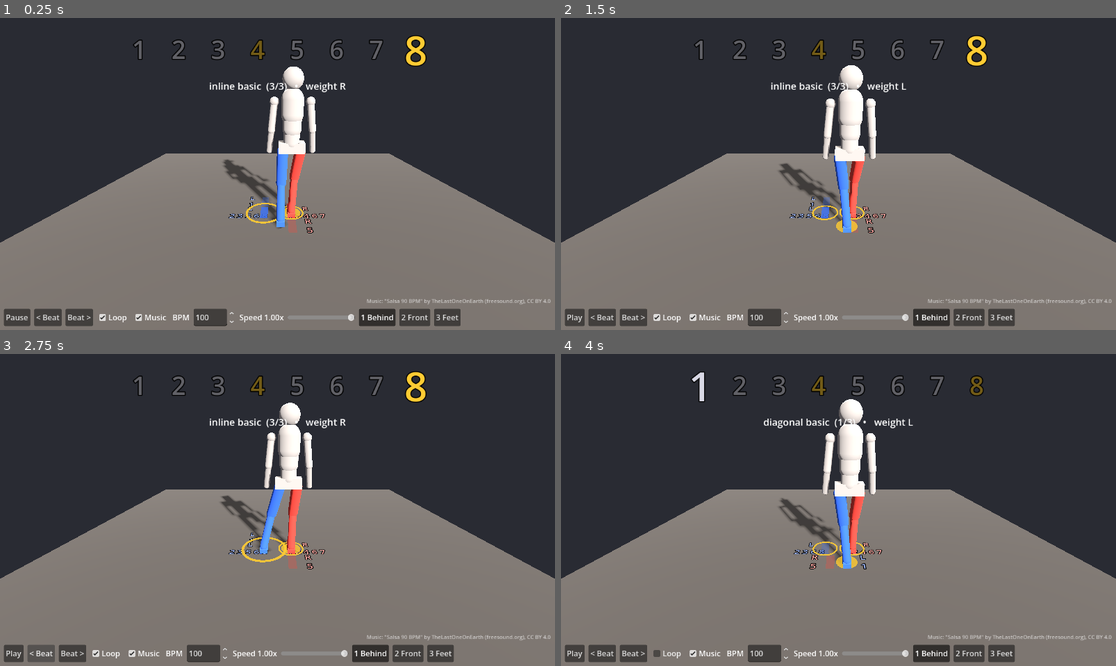
Above: before the commit, frames 1-4 (two rows, left to right).
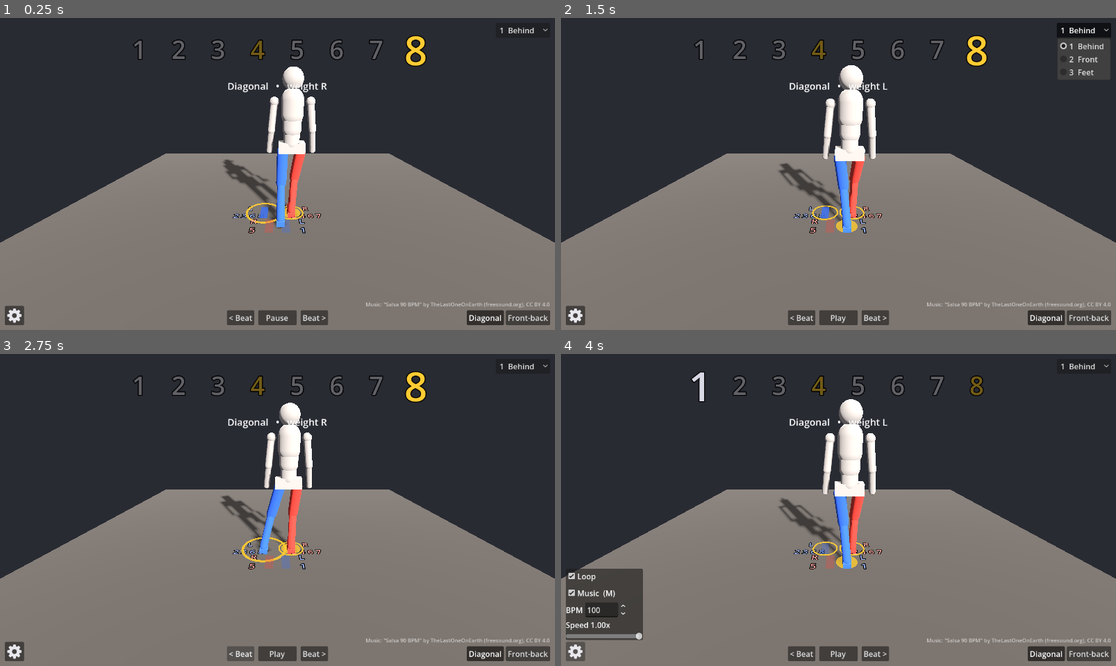
Above: after the commit, the same moments.

Repository: MarAvFe/ensenalsa
Game: Godot game, scene res://scenes/main.tscn
Two runs of this game, one before a commit and one after it. Both use one fixed random seed, a clock stepped at 60 frames per second and the inputs below.
Inputs (mouse positions are in pixels of both pictures, inside the frame that each line leads up to; where the layout moved, square brackets give the same spot in the first picture):
- Up to frame 1 (0.25 s): no input
- Up to frame 2 (1.5 s): click "Pause" at 0.5 s; click (1082, 30) at 1.25 s, where only the run after the commit has a clickable "1 Behind"
- Up to frame 3 (2.75 s): click "< Beat" at 2 s
- Up to frame 4 (4 s): click "Beat >" at 2.75 s; click (577, 650) [666, 653] at 3.5 s

The runs differ from the first frame. In frame 1, 4.9% of the frame differs, in the area x 0-100%, y 3-99%; in frame 2, 5.3%; in frame 3, 4.8%; in frame 4, 7.3%.

Commit message:
Single-basic loop with queued switch on count 1, gliding beat steps, new HUD layout
- Diagonal / Front-back buttons queue the next basic; it takes over at count 1.
- Beat buttons glide to the next/previous count at tempo.
- Camera dropdown top right, transport bottom centre, settings under a gear.
- Feet camera hides hips and up.

Co-Authored-By: Claude Opus 5.5 <noreply@anthropic.com>

Diff:
--- /dev/null
+++ b/assets/gear.svg
@@ -0,0 +1 @@
+<svg xmlns="http://www.w3.org/2000/svg" width="32" height="32" viewBox="0 0 32 32"><path fill="#e8e8ee" fill-rule="evenodd" d="M26.51,12.75 L30.78,13.46 L30.78,18.54 L26.51,19.25 L25.73,21.13 L28.25,24.66 L24.66,28.25 L21.13,25.73 L19.25,26.51 L18.54,30.78 L13.46,30.78 L12.75,26.51 L10.87,25.73 L7.34,28.25 L3.75,24.66 L6.27,21.13 L5.49,19.25 L1.22,18.54 L1.22,13.46 L5.49,12.75 L6.27,10.87 L3.75,7.34 L7.34,3.75 L10.87,6.27 L12.75,5.49 L13.46,1.22 L18.54,1.22 L19.25,5.49 L21.13,6.27 L24.66,3.75 L28.25,7.34 L25.73,10.87 Z M21,16 A5,5 0 1,0 11,16 A5,5 0 1,0 21,16 Z"/></svg>
--- a/data/routine.json
+++ b/data/routine.json
@@ -17,7 +17,8 @@
     "music_beats": 16,
     "music_offset": 0.0
   },
-  "routine": ["diagonal_basic", "diagonal_basic", "inline_basic"],
+  "start_basic": "diagonal_basic",
+  "labels": {"diagonal_basic": "Diagonal", "inline_basic": "Front-back"},
   "basics": {
     "diagonal_basic": [
       {"count": 1, "weight": "L", "L": {"target": [0.10, -0.30], "action": "step"}, "R": {"target": [0.18, 0], "action": "lift"}},
--- a/scripts/choreo.gd
+++ b/scripts/choreo.gd
@@ -6,17 +6,22 @@
 const SIDES := ["L", "R"]
 
 var p: Dictionary # params from the data file
-var states: Array[Dictionary] = [] # {count, basic, weight, action:{L,R}, feet:{L:Vector3,R:Vector3}}
+var basics := {} # name -> 8 states {count, basic, weight, action:{L,R}, feet:{L:Vector3,R:Vector3}}
+var labels: Dictionary # name -> button label
+var start_basic: String
 
 
 func _init(path: String) -> void:
 	var data: Dictionary = JSON.parse_string(FileAccess.get_file_as_string(path))
 	assert(data != null, "bad routine json: " + path)
 	p = data.params
-	var feet := {"L": _v(p.home_L, 0.0), "R": _v(p.home_R, 0.0)}
-	for basic_name in data.routine:
+	labels = data.labels
+	start_basic = data.start_basic
+	for basic_name in data.basics:
 		var counts: Array = data.basics[basic_name]
-		# every basic is a full 8-count, so switching between basics only ever happens on count 1
+		var feet := {"L": _v(p.home_L, 0.0), "R": _v(p.home_R, 0.0)} # every basic starts and ends at home
+		var states: Array[Dictionary] = []
+		# every basic is a full 8-count, so switching between basics only happens on count 1
 		assert(counts.map(func(c): return int(c.count)) == [1, 2, 3, 4, 5, 6, 7, 8], basic_name + " must have counts 1-8")
 		for c in counts:
 			var actions := {}
@@ -27,15 +32,12 @@
 					feet[side] = _v(c[side].target, p.lift if a == "lift" else 0.0)
 			states.append({"count": int(c.count), "basic": basic_name, "weight": c.weight,
 				"action": actions, "feet": feet.duplicate()})
+		basics[basic_name] = states
 
 
 ## Dancer-frame foot position (x, lift, z).
 func _v(xz: Array, y: float) -> Vector3:
 	return Vector3(xz[0], y, xz[1])
-
-
-func size() -> int:
-	return states.size()
 
 
 static func _other(side: String) -> String:
@@ -77,17 +79,17 @@
 	return [segs.slice(0, k + 1), segs.slice(k + 1)]
 
 
-## Pose at time t (beats, already wrapped into [0, size())).
+## Pose at time t (beats into the current basic, in [0, 8)). `prev`/`next` are the basics
+## danced before/after `cur`, so the moves across count 1 blend into the right states.
 ## Square timing: the key event of every count lands exactly on its beat, the weight change
 ## always takes the last `weight_phase` of the beat, and moves that must wait for the weight
 ## to leave a foot (releases) play out in the first `release_phase` of the next beat.
-func sample(t: float) -> Dictionary:
-	var n := states.size()
+func sample(t: float, prev: String, cur: String, next: String) -> Dictionary:
 	var i := int(floor(t))
 	var s := t - i
-	var z: Dictionary = states[(i - 1 + n) % n]
-	var a: Dictionary = states[i]
-	var b: Dictionary = states[(i + 1) % n]
+	var z: Dictionary = basics[prev][7] if i == 0 else basics[cur][i - 1]
+	var a: Dictionary = basics[cur][i]
+	var b: Dictionary = basics[next][0] if i == 7 else basics[cur][i + 1]
 	var out := {"feet": a.feet.duplicate(), "pitch": {"L": 0.0, "R": 0.0},
 		"w_r": 1.0 if a.weight == "R" else 0.0, "dip": 0.0, "state": a}
 
--- a/scripts/dancer.gd
+++ b/scripts/dancer.gd
@@ -49,8 +49,9 @@
 		var ankle := _joint(knee, "Foot" + side, Vector3(0, -SHIN, 0))
 		_box(ankle, Vector3(0.10, 0.06, 0.26), Vector3(0, -ANKLE_H + 0.03, -0.07), col)
 		legs[side] = {"hip": hip, "knee": knee, "ankle": ankle}
-	for m in pelvis.get_node("Spine1").find_children("*", "MeshInstance3D", true, false):
-		m.layers = 2 # upper body: hidden from the head-down feet camera
+	for m in pelvis.get_node("Spine1").find_children("*", "MeshInstance3D", true, false) \
+			+ pelvis.find_children("*", "MeshInstance3D", false, false):
+		m.layers = 2 # hips and up: hidden from the head-down feet camera
 	for side in ["L", "R"]:
 		var sx := -1.0 if side == "L" else 1.0
 		solve_leg(side, global_transform * Vector3(0.18 * sx, ANKLE_H, 0))
--- a/scripts/main.gd
+++ b/scripts/main.gd
@@ -1,5 +1,6 @@
 extends Node3D
-## Playback (BPM, play/pause, beat stepping, loop, speed), footprints, beat counter, weight marker.
+## Playback (BPM, play/pause, beat stepping, loop, speed), basic switching on count 1,
+## footprints, beat counter, weight marker, cameras, music.
 
 const Choreo := preload("res://scripts/choreo.gd")
 const GOLD := Color(1.0, 0.8, 0.2)
@@ -9,7 +10,11 @@
 @onready var dancer := $Dancer
 
 var ch: Choreo
-var t := -1.0 # beats; -1 wraps to the last count so playback starts by stepping into count 1
+var T := -1.0 # unwrapped beat clock; 8 beats per basic. -1 = count 8, so playback starts by stepping into 1
+var glide := 0.0 # beats still to travel after a beat-step button, played out at tempo
+var prev_basic: String
+var cur_basic: String
+var queued: String # takes over at the next count 1
 var playing := true
 var looping := true
 var bpm := 100.0
@@ -17,7 +22,7 @@
 
 var ui := {}
 var prints := {} # "side:x,z" -> {mesh, ring}
-var prints_block := -1
+var prints_basic := ""
 var weight_disc: MeshInstance3D
 var cams: Array[Camera3D] = []
 var music := AudioStreamPlayer.new()
@@ -29,7 +34,9 @@
 func _ready() -> void:
 	ch = Choreo.new("res://data/routine.json")
 	bpm = ch.p.bpm
-	t = fposmod(t, ch.size())
+	prev_basic = ch.start_basic
+	cur_basic = ch.start_basic
+	queued = ch.start_basic
 	# Behind, front, head-down-to-feet. Dancer stands at the origin facing -Z.
 	for v in [[Vector3(0, 1.5, 2.3), Vector3(0, 0.55, -0.1)], [Vector3(0, 1.5, -2.4), Vector3(0, 0.6, 0)],
 			[Vector3(0, 1.78, 0.32), Vector3(0, 0, -0.18)]]:
@@ -42,6 +49,7 @@
 		cams.append(cam)
 	_build_ui()
 	set_camera(0)
+	pick_basic(ch.start_basic)
 	var stream: AudioStreamMP3 = load(ch.p.music)
 	stream.loop = true
 	stream.bpm = ch.p.music_bpm
@@ -60,16 +68,30 @@
 
 
 func _process(dt: float) -> void:
+	var rate := bpm / 60.0 * speed
+	var bar := floori(T / 8.0)
 	if playing:
-		t += dt * bpm / 60.0 * speed
-		if t >= ch.size() and not looping:
-			t = ch.size() - 1
+		T += dt * rate
+	elif glide != 0.0:
+		var d := clampf(glide, -dt * rate, dt * rate)
+		T += d
+		glide -= d
+	var new_bar := floori(T / 8.0)
+	if new_bar > bar:
+		if looping:
+			prev_basic = cur_basic
+			cur_basic = queued
+		else:
+			T = bar * 8 + 7.0 # stop on count 8
 			playing = false
-		t = fposmod(t, ch.size())
-	var pose := ch.sample(t)
+			glide = 0.0
+	elif new_bar < bar:
+		prev_basic = cur_basic # stepping back over count 1: stay in this basic
+	var t := fposmod(T, 8.0)
+	var pose := ch.sample(t, prev_basic, cur_basic, queued)
 	dancer.apply(pose.feet, pose.pitch, pose.w_r, ch.p.pelvis_over_foot, ch.p.pelvis_height, pose.dip)
 	ui.play.text = "Pause" if playing else "Play"
-	_update_markers(pose)
+	_update_markers(pose, t)
 	_sync_music()
 
 
@@ -83,7 +105,7 @@
 	music.pitch_scale = rate
 	stretch.pitch_scale = 1.0 / rate
 	var beats: float = ch.p.music_beats
-	var want: float = fposmod(t, beats) * 60.0 / ch.p.music_bpm + ch.p.music_offset
+	var want: float = fposmod(T, beats) * 60.0 / ch.p.music_bpm + ch.p.music_offset
 	var length: float = beats * 60.0 / ch.p.music_bpm
 	if not music.playing:
 		music.play(want)
@@ -95,7 +117,7 @@
 			next_seek_ms = Time.get_ticks_msec() + 1000
 			music.seek(want) # after a jump (beat step, resume): realign the audio once
 	else:
-		t += err * ch.p.music_bpm / 60.0 * 0.05 # otherwise ease the dance clock onto the audio, no audible seeks
+		T += err * ch.p.music_bpm / 60.0 * 0.05 # otherwise ease the dance clock onto the audio, no audible seeks
 
 
 ## Floor position (Godot) of the footprint for a dancer-frame foot position.
@@ -103,12 +125,11 @@
 	return dancer.global_transform * Vector3(f.x, y, -f.z - FOOT_FWD)
 
 
-func _update_markers(pose: Dictionary) -> void:
+func _update_markers(pose: Dictionary, t: float) -> void:
 	var i := int(floor(t))
 	var st: Dictionary = pose.state
-	var block := i / 8 * 8
-	if block != prints_block:
-		_build_prints(block)
+	if cur_basic != prints_basic:
+		_build_prints(cur_basic)
 	for key in prints:
 		var pr: Dictionary = prints[key]
 		var side: String = key.left(1)
@@ -129,21 +150,23 @@
 		var col := GOLD if tap else Color(0.85, 0.85, 0.9)
 		lbl.add_theme_color_override("font_color", col if cur else col.darkened(0.55))
 		lbl.add_theme_font_size_override("font_size", 84 if cur else 52)
-	ui.info.text = "%s  (%d/%d)   •   weight %s" % [st.basic.replace("_", " "), i / 8 + 1, ch.size() / 8, w_side]
+	ui.info.text = "%s   •   weight %s" % [ch.labels[cur_basic], w_side]
+	if queued != cur_basic:
+		ui.info.text += "   •   %s on the next 1" % ch.labels[queued]
 
 
 func _key(side: String, f: Vector3) -> String:
 	return "%s:%.2f,%.2f" % [side, f.x, f.z]
 
 
-## Footprints for the 8-count block starting at state index `block`.
-func _build_prints(block: int) -> void:
-	prints_block = block
+## Footprints for one basic.
+func _build_prints(basic: String) -> void:
+	prints_basic = basic
 	for pr in prints.values():
 		pr.mesh.queue_free()
 	prints.clear()
 	var counts := {}
-	for st in ch.states.slice(block, block + 8):
+	for st in ch.basics[basic]:
 		for side in ["L", "R"]:
 			if st.action[side] in ["step", "place", "tap"]:
 				var key := _key(side, st.feet[side])
@@ -191,22 +214,33 @@
 	return mi
 
 
+## Glide to the next/previous count at the current tempo instead of jumping.
 func step_beat(dir: int) -> void:
 	playing = false
-	t = fposmod(roundf(t) + dir, ch.size())
+	glide = roundf(T + glide) + dir - T
+
+
+func toggle_play() -> void:
+	playing = not playing
+	glide = 0.0
 
 
 func set_camera(k: int) -> void:
 	cams[k].make_current()
-	for j in 3:
-		ui.cam_buttons[j].button_pressed = j == k
+	ui.cam.select(k)
+
+
+func pick_basic(basic: String) -> void:
+	queued = basic
+	for name in ui.basic_buttons:
+		ui.basic_buttons[name].button_pressed = name == basic
 
 
 func _unhandled_key_input(e: InputEvent) -> void:
 	if not e.is_pressed():
 		return
 	match e.keycode:
-		KEY_SPACE: playing = not playing
+		KEY_SPACE: toggle_play()
 		KEY_RIGHT: step_beat(1)
 		KEY_LEFT: step_beat(-1)
 		KEY_1, KEY_2, KEY_3: set_camera(e.keycode - KEY_1)
@@ -216,17 +250,11 @@
 func _build_ui() -> void:
 	var layer := CanvasLayer.new()
 	add_child(layer)
-	var bar := HBoxContainer.new()
-	bar.set_anchors_preset(Control.PRESET_BOTTOM_WIDE)
-	bar.offset_left = 8
-	bar.offset_top = -44
-	bar.offset_bottom = -8
-	bar.add_theme_constant_override("separation", 8)
-	layer.add_child(bar)
 
 	var top := VBoxContainer.new()
 	top.set_anchors_preset(Control.PRESET_TOP_WIDE)
 	top.offset_top = 8
+	top.mouse_filter = Control.MOUSE_FILTER_IGNORE
 	layer.add_child(top)
 	var row := HBoxContainer.new()
 	row.alignment = BoxContainer.ALIGNMENT_CENTER
@@ -243,56 +271,98 @@
 	ui.info = _label(top, "")
 	ui.info.horizontal_alignment = HORIZONTAL_ALIGNMENT_CENTER
 	ui.info.add_theme_font_size_override("font_size", 20)
-	var credit := _label(layer, "Music: \"Salsa 90 BPM\" by TheLastOneOnEarth (freesound.org), CC BY 4.0")
-	credit.add_theme_font_size_override("font_size", 11)
-	credit.modulate.a = 0.6
-	credit.set_anchors_and_offsets_preset(Control.PRESET_BOTTOM_RIGHT, Control.PRESET_MODE_MINSIZE, 8)
-	credit.position.y -= 44 # sit above the control bar
-
-	ui.play = _button(bar, "Pause", func(): playing = not playing)
-	_button(bar, "< Beat", step_beat.bind(-1))
-	_button(bar, "Beat >", step_beat.bind(1))
-	var loop := CheckBox.new()
-	loop.text = "Loop"
-	loop.button_pressed = looping
-	loop.toggled.connect(func(on): looping = on)
-	loop.focus_mode = Control.FOCUS_NONE
-	bar.add_child(loop)
-
-	ui.music = CheckBox.new()
-	ui.music.text = "Music"
-	ui.music.button_pressed = music_on
-	ui.music.toggled.connect(func(on): music_on = on)
-	ui.music.focus_mode = Control.FOCUS_NONE
-	bar.add_child(ui.music)
-
-	_label(bar, "BPM")
+
+	# top right: camera dropdown
+	ui.cam = OptionButton.new()
+	for name in ["1  Behind", "2  Front", "3  Feet"]:
+		ui.cam.add_item(name)
+	ui.cam.focus_mode = Control.FOCUS_NONE
+	ui.cam.item_selected.connect(set_camera)
+	_corner(layer, ui.cam, Control.PRESET_TOP_RIGHT)
+
+	# bottom centre: transport
+	var transport := HBoxContainer.new()
+	transport.add_theme_constant_override("separation", 8)
+	_button(transport, "< Beat", step_beat.bind(-1))
+	ui.play = _button(transport, "Pause", toggle_play)
+	ui.play.custom_minimum_size.x = 80
+	_button(transport, "Beat >", step_beat.bind(1))
+	_corner(layer, transport, Control.PRESET_CENTER_BOTTOM)
+
+	# bottom left: settings, collapsed under a gear
+	var settings := VBoxContainer.new()
+	var panel := PanelContainer.new()
+	panel.visible = false
+	settings.add_child(panel)
+	var opts := VBoxContainer.new()
+	panel.add_child(opts)
+	var loop := _check(opts, "Loop", looping, func(on): looping = on)
+	loop.tooltip_text = "Off: stop on count 8"
+	ui.music = _check(opts, "Music  (M)", music_on, func(on): music_on = on)
+	var bpm_row := HBoxContainer.new()
+	opts.add_child(bpm_row)
+	_label(bpm_row, "BPM")
 	var bpm_box := SpinBox.new()
 	bpm_box.min_value = 40
 	bpm_box.max_value = 220
 	bpm_box.value = bpm
 	bpm_box.value_changed.connect(func(v): bpm = v)
-	bar.add_child(bpm_box)
-
-	var speed_lbl := _label(bar, "Speed 1.00x")
+	bpm_row.add_child(bpm_box)
+	var speed_lbl := _label(opts, "Speed 1.00x")
 	var sl := HSlider.new()
 	sl.min_value = 0.25
 	sl.max_value = 1.0
 	sl.step = 0.05
 	sl.value = speed
-	sl.custom_minimum_size.x = 140
-	sl.size_flags_vertical = Control.SIZE_SHRINK_CENTER
+	sl.custom_minimum_size.x = 160
 	sl.focus_mode = Control.FOCUS_NONE
 	sl.value_changed.connect(func(v): speed = v; speed_lbl.text = "Speed %.2fx" % v)
-	bar.add_child(sl)
-
-	ui.cam_buttons = []
+	opts.add_child(sl)
+	var gear := _button(settings, "", func(): panel.visible = not panel.visible)
+	gear.icon = load("res://assets/gear.svg")
+	gear.tooltip_text = "Settings"
+	gear.size_flags_horizontal = Control.SIZE_SHRINK_BEGIN
+	_corner(layer, settings, Control.PRESET_BOTTOM_LEFT)
+
+	# bottom right: basics (switch on the next count 1) + music credit
+	var right := VBoxContainer.new()
+	right.alignment = BoxContainer.ALIGNMENT_END
+	var credit := _label(right, "Music: \"Salsa 90 BPM\" by TheLastOneOnEarth (freesound.org), CC BY 4.0")
+	credit.add_theme_font_size_override("font_size", 11)
+	credit.modulate.a = 0.6
+	credit.horizontal_alignment = HORIZONTAL_ALIGNMENT_RIGHT
+	var basics_row := HBoxContainer.new()
+	basics_row.alignment = BoxContainer.ALIGNMENT_END
+	right.add_child(basics_row)
+	ui.basic_buttons = {}
 	var group := ButtonGroup.new()
-	for k in 3:
-		var b := _button(bar, ["1 Behind", "2 Front", "3 Feet"][k], set_camera.bind(k))
+	for name in ch.basics:
+		var b := _button(basics_row, ch.labels[name], pick_basic.bind(name))
 		b.toggle_mode = true
 		b.button_group = group
-		ui.cam_buttons.append(b)
+		ui.basic_buttons[name] = b
+	_corner(layer, right, Control.PRESET_BOTTOM_RIGHT)
+
+
+## Pin `c` to a screen corner/edge; it sizes itself to its content and grows inward.
+func _corner(layer: CanvasLayer, c: Control, preset: Control.LayoutPreset) -> void:
+	layer.add_child(c)
+	c.set_anchors_and_offsets_preset(preset, Control.PRESET_MODE_MINSIZE, 10)
+	var left := preset in [Control.PRESET_TOP_RIGHT, Control.PRESET_BOTTOM_RIGHT]
+	var up := preset in [Control.PRESET_BOTTOM_LEFT, Control.PRESET_BOTTOM_RIGHT, Control.PRESET_CENTER_BOTTOM]
+	c.grow_horizontal = Control.GROW_DIRECTION_BOTH if preset == Control.PRESET_CENTER_BOTTOM \
+		else (Control.GROW_DIRECTION_BEGIN if left else Control.GROW_DIRECTION_END)
+	c.grow_vertical = Control.GROW_DIRECTION_BEGIN if up else Control.GROW_DIRECTION_END
+
+
+func _check(parent: Control, text: String, on: bool, cb: Callable) -> CheckBox:
+	var c := CheckBox.new()
+	c.text = text
+	c.button_pressed = on
+	c.focus_mode = Control.FOCUS_NONE
+	c.toggled.connect(cb)
+	parent.add_child(c)
+	return c
 
 
 func _button(parent: Control, text: String, cb: Callable) -> Button:
--- a/tests/test_choreo.gd
+++ b/tests/test_choreo.gd
@@ -1,6 +1,6 @@
 extends SceneTree
 ## Run: godot --headless --path . -s res://tests/test_choreo.gd
-## Checks over the whole routine: the weight-bearing foot never slides, every IK target
+## Checks over a sequence covering every basic-to-basic switch: the weight-bearing foot never slides, every IK target
 ## is reachable (no knee pop), nothing jumps between samples (no teleporting), and timing is
 ## square: every weight change happens inside the last `weight_phase` of its beat, landing on it.
 
@@ -9,12 +9,18 @@
 	var d: Node3D = load("res://scripts/dancer.gd").new()
 	root.add_child(d)
 	await process_frame
+	var seq := ["diagonal_basic", "diagonal_basic", "inline_basic", "inline_basic"] # every switch pair
+	var beats := seq.size() * 8
+	var at := func(T: float) -> Dictionary: # pose at global beat T, wrapping over seq
+		T = fposmod(T, beats)
+		var k := int(T / 8)
+		return ch.sample(fmod(T, 8.0), seq[(k + 3) % 4], seq[k], seq[(k + 1) % 4])
 	var fails := 0
-	var n := 4000
+	var n := 6000
 	var prev = null
 	for k in n + 1:
-		var t := fposmod(float(k) / n * ch.size() - 1.0, ch.size())
-		var pose: Dictionary = ch.sample(t)
+		var t := float(k) / n * beats - 1.0
+		var pose: Dictionary = at.call(t)
 		d.apply(pose.feet, pose.pitch, pose.w_r, ch.p.pelvis_over_foot, ch.p.pelvis_height, pose.dip)
 		for side in ["L", "R"]:
 			var leg: Dictionary = d.legs[side]
@@ -34,14 +40,14 @@
 					fails += 1
 					printerr("FAIL %s jumped %.3f at t=%.3f" % [side, moved, t])
 		prev = pose
-	var n_beats: int = ch.size()
-	for i in n_beats:
-		var now: float = ch.sample(float(i)).w_r
-		var want := 1.0 if ch.states[i].weight == "R" else 0.0
-		var before: float = ch.sample(fposmod(i - ch.p.weight_phase - 0.01, n_beats)).w_r
-		var changes: bool = ch.states[i].weight != ch.states[(i - 1 + n_beats) % n_beats].weight
+	for i in beats:
+		var st: Dictionary = at.call(float(i)).state
+		var now: float = at.call(float(i)).w_r
+		var want := 1.0 if st.weight == "R" else 0.0
+		var before: float = at.call(i - ch.p.weight_phase - 0.01).w_r
+		var changes: bool = st.weight != at.call(i - 1.0).state.weight
 		if absf(now - want) > 1e-4 or (changes and absf(before - now) < 0.99):
 			fails += 1
 			printerr("FAIL beat %d: weight not landing on the beat (before=%.2f now=%.2f)" % [i, before, now])
-	print("Choreo test (%d beats): %s" % [ch.size(), "PASS" if fails == 0 else "%d FAILS" % fails])
+	print("Choreo test (%d beats): %s" % [beats, "PASS" if fails == 0 else "%d FAILS" % fails])
 	quit(fails)
Not shown, added: assets/gear.svg.import
Not shown, changed: README.md
